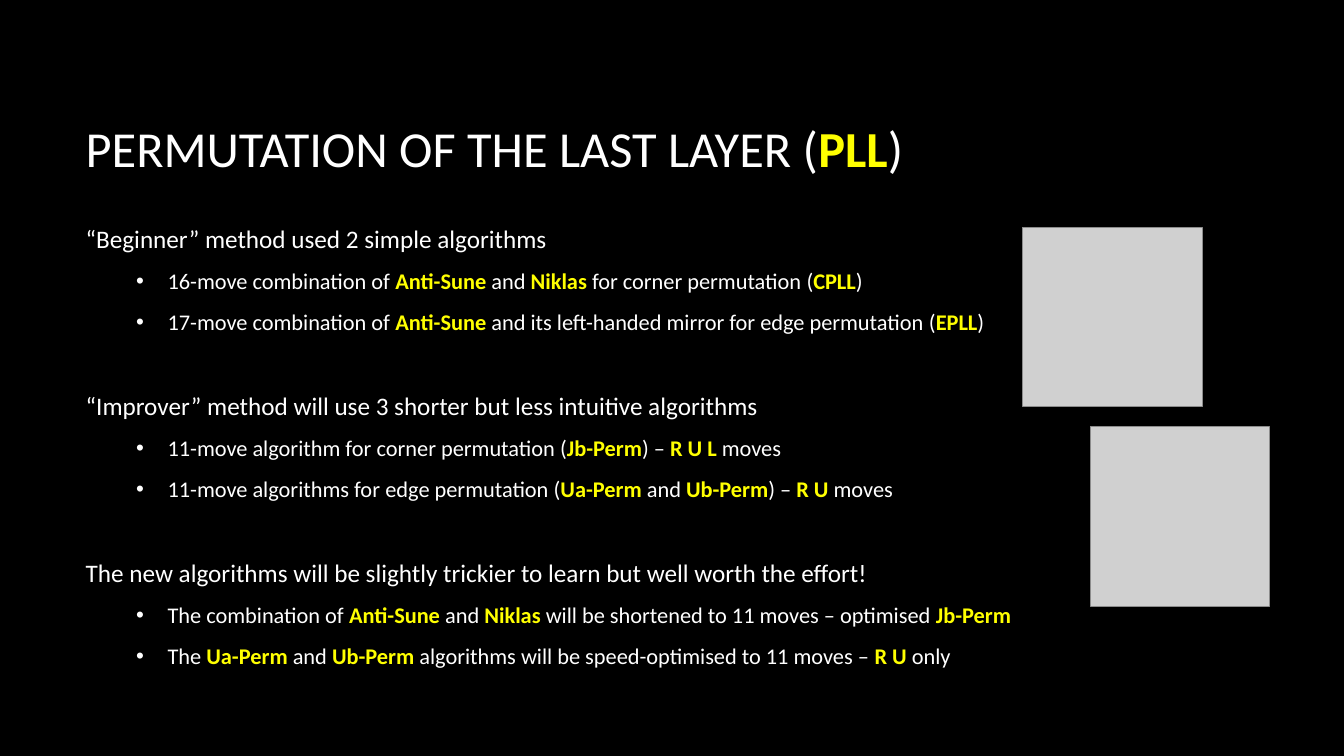
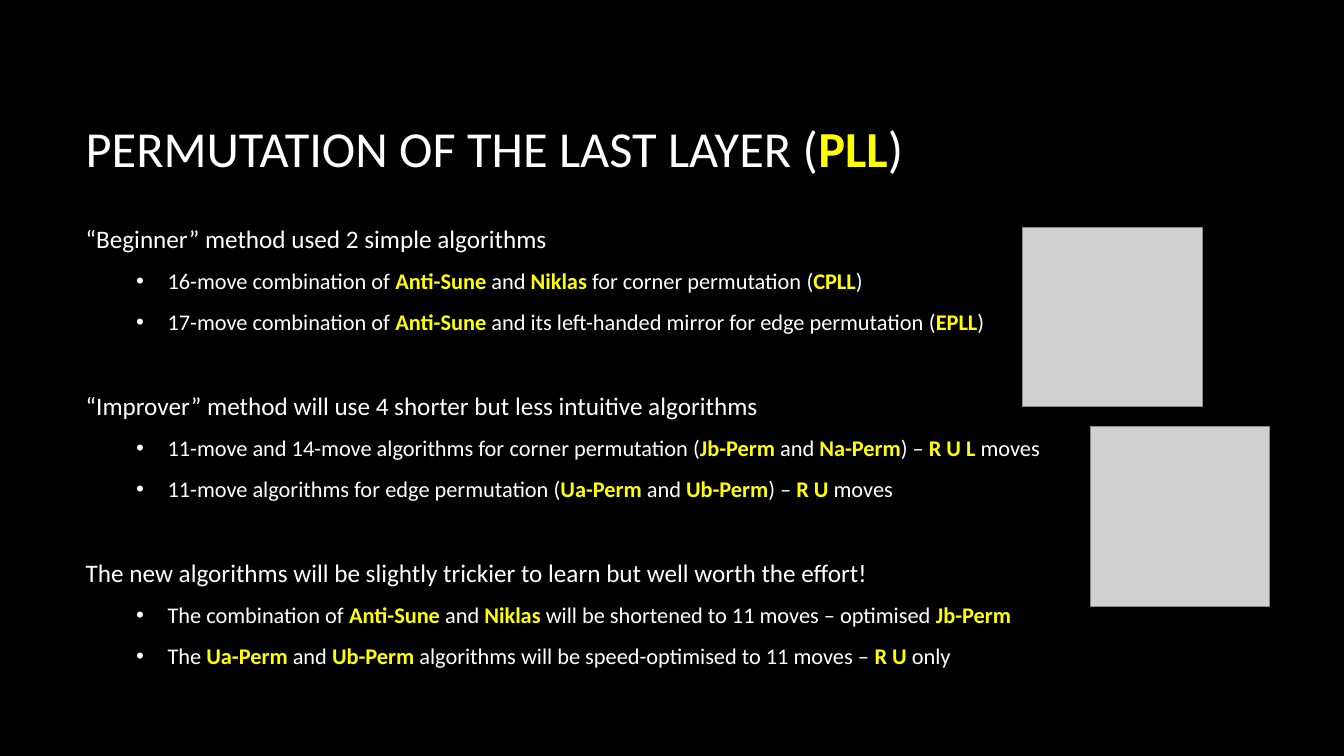
Before and after one commit to Logiqx/cubing-docs, a slide deck: slide 2 of improver/Improver Method Pt. 4.pptx. Drawn at 1344x756 pixels with LibreOffice and Linux fonts; fonts in the diff are those of the drawing; grey boxes stand for pictures; background and template pictures are left out. Boxes give left, top, right and bottom in pixels: in the first picture for what was removed or moved away, otherwise in the second. Text is boxed around its words. In the diff, an @@ line names an element or a change of style, - is before the commit and + after.

Commit message:
Improver PLL - Na-Perm
Introduced Na-Perm for diagonal corner swap during Improver PLL

```diff
--- a/improver/Improver Method Pt. 4.pptx
+++ b/improver/Improver Method Pt. 4.pptx
@@ text at box(86, 397, 1040, 460): text changed; size 18 to 16 pt @@
-“Improver” method will use 3 shorter but less intuitive algorithms
-  • 11-move algorithm for corner permutation (Jb-Perm) – R U L moves
+“Improver” method will use 4 shorter but less intuitive algorithms
+  • 11-move and 14-move algorithms for corner permutation (Jb-Perm and Na-Perm) – R U L moves
```
Also in this commit, not shown: 4 other slides changed, 1 other file.
